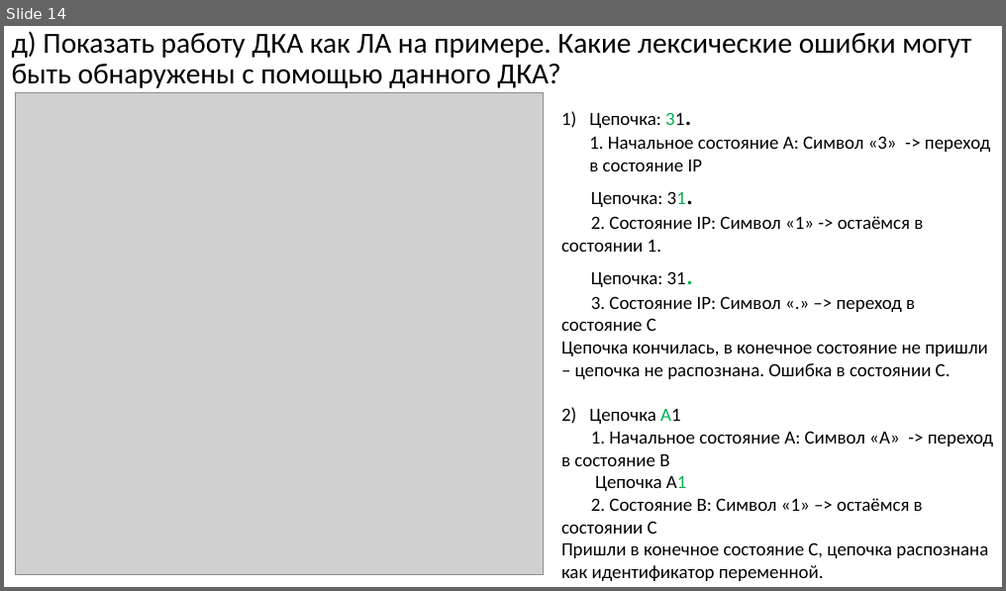
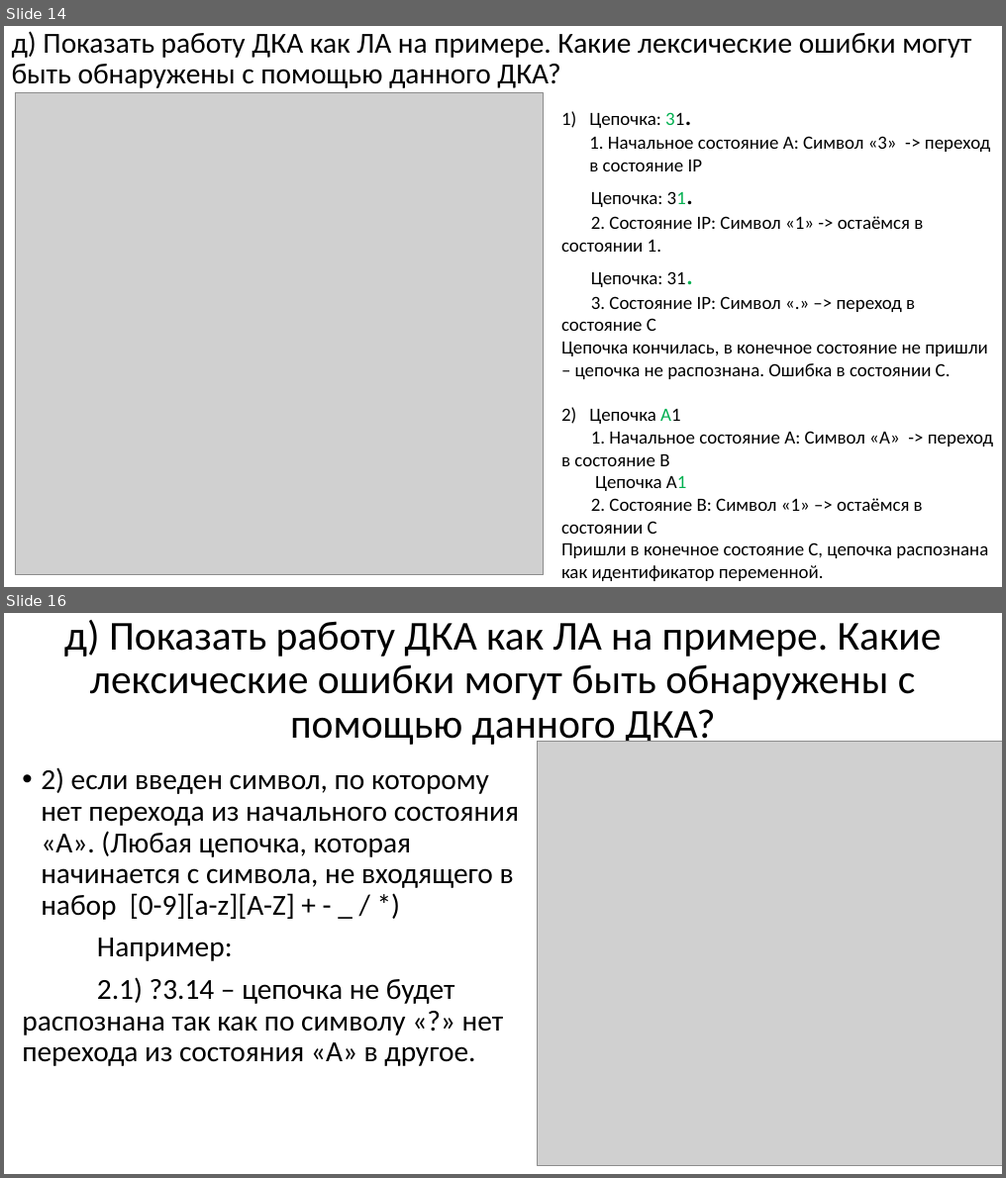
Before and after one commit to goddamnteam/korzun, a slide deck: task5.pptx. Shown one above the other, each under a label of ours: slide 14 before the commit, slides 14 and 16 after it; the slides between them are not shown. The pictures are 1006x591 and 1006x1178 pixels, drawn with LibreOffice and Linux fonts; fonts in the diff are those of the drawing; grey boxes stand for pictures. Boxes give left, top, right and bottom in pixels: in the first picture for what was removed or moved away, otherwise in the second. Text is boxed around its words. In the diff, an @@ line names an element or a change of style, - is before the commit and + after.

```diff
--- a/task5.pptx
+++ b/task5.pptx
@@ slide 16 added at (4,613,1002,1174), background #FFFFFF @@
@@ title added at (64,620,942,749), 39.6 pt, text #000000 @@
+д) Показать работу ДКА как ЛА на примере. Какие лексические ошибки могут быть обнаружены с помощью данного ДКА?
@@ picture added at (537,741,1002,1166) @@
@@ text added at (22,767,519,1066), 28 pt, text #000000 @@
+• 2) если введен символ, по которому нет перехода из начального состояния «А». (Любая цепочка, которая начинается с символа, не входящего в набор [0-9][a-z][A-Z] + - _ / *)
+Например:
+2.1) ?3.14 – цепочка не будет распознана так как по символу «?» нет перехода из состояния «А» в другое.
```
Also in this commit, not shown: 1 other slide added, 1 slide removed.
